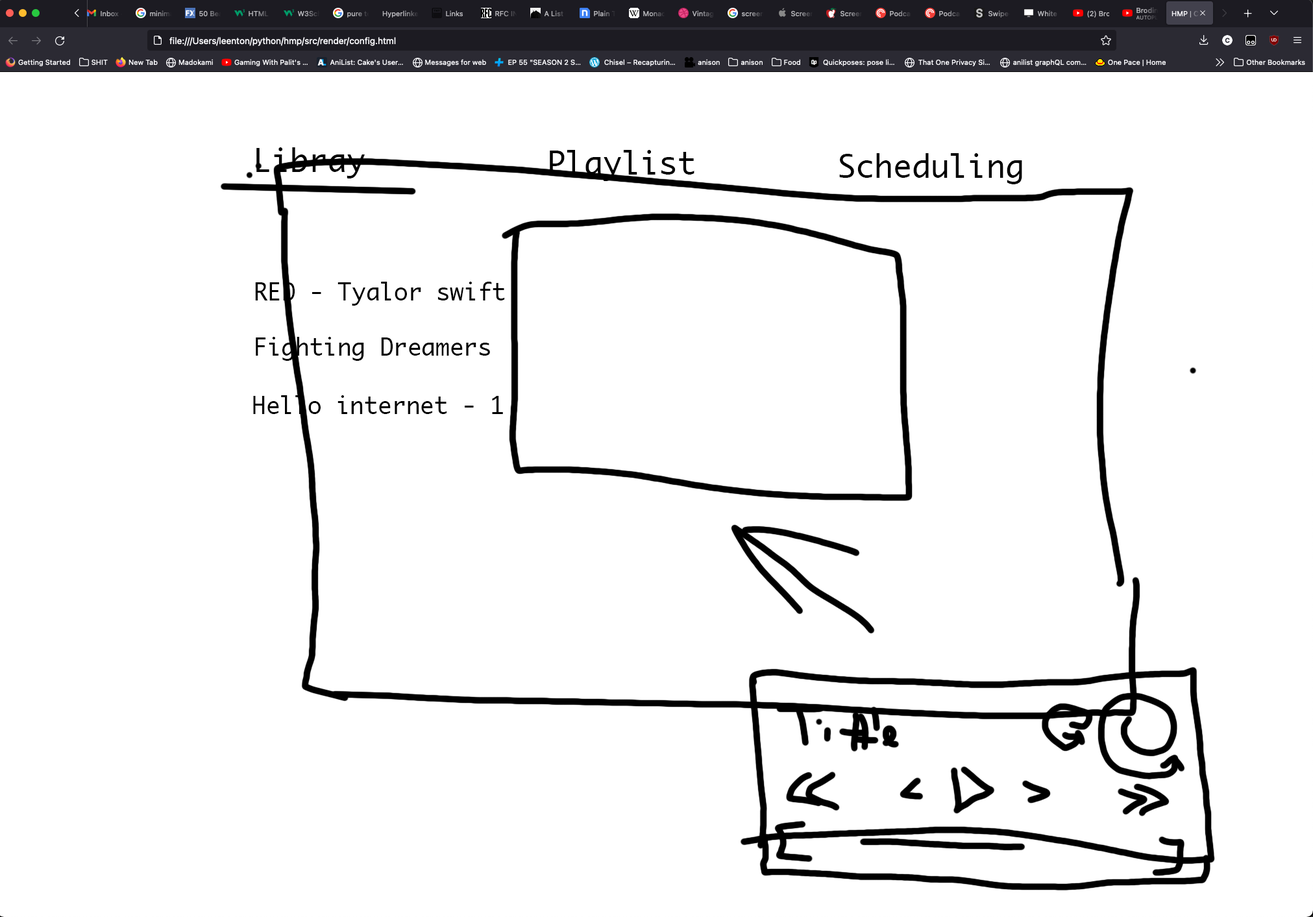
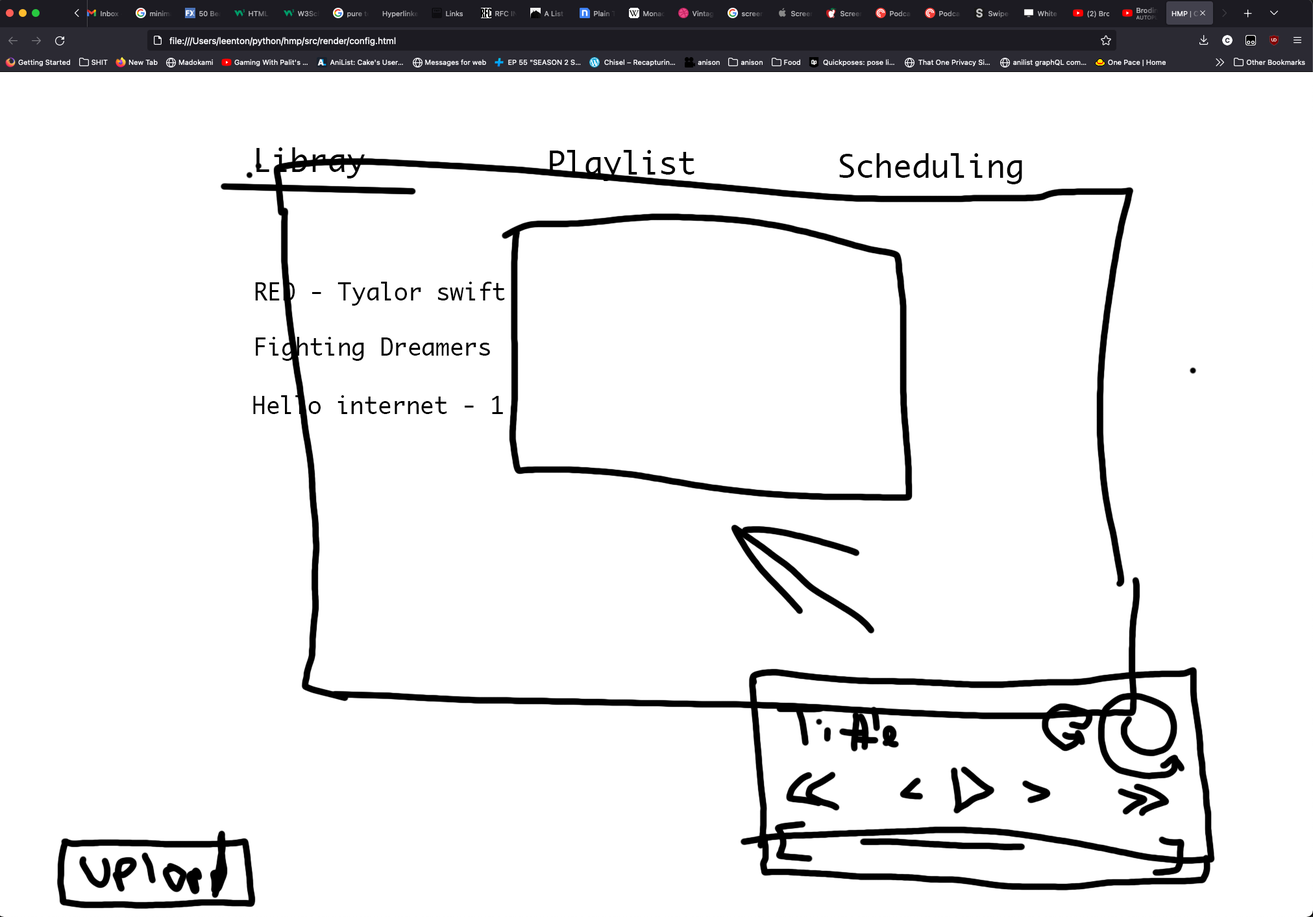
Before/after of a 1313x917 layered artwork. What changed in the layer stack:
painted on "Layer 5" over <box>56,829,256,910</box>
